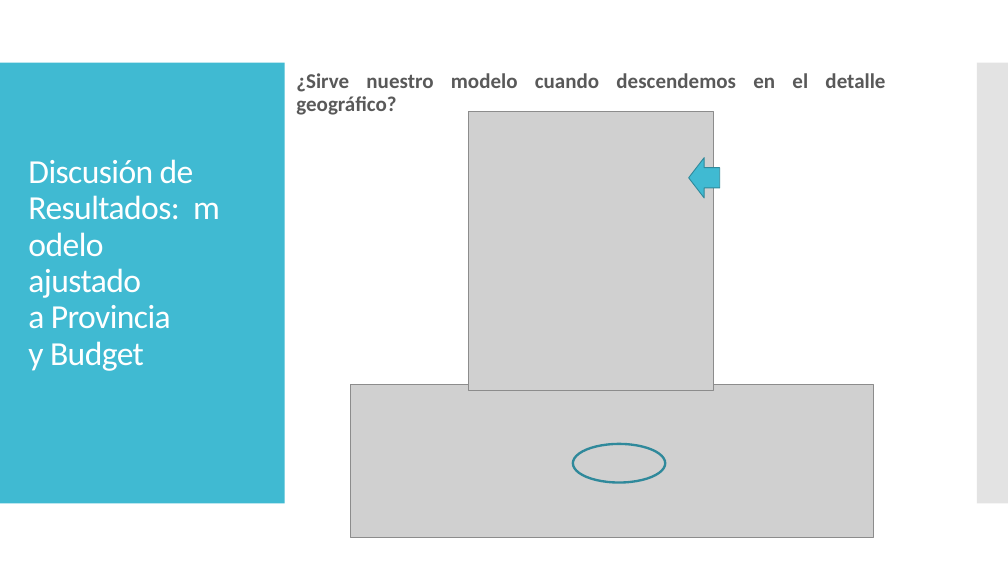
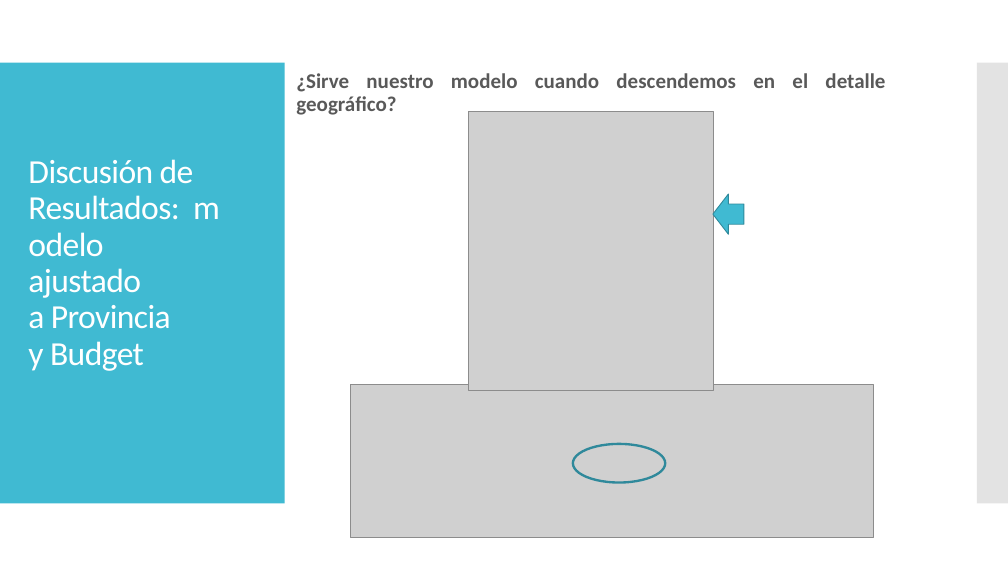
Before and after one commit to amariasm/Proyecto_API_Random_Forest, a slide deck: slide 13 of articulo/Presentación Proyecto v1.pptx. Drawn at 1008x567 pixels with LibreOffice and Linux fonts; fonts in the diff are those of the drawing; grey boxes stand for pictures. Boxes give left, top, right and bottom in pixels: in the first picture for what was removed or moved away, otherwise in the second. Text is boxed around its words. In the diff, an @@ line names an element or a change of style, - is before the commit and + after.

```diff
--- a/articulo/Presentación Proyecto v1.pptx
+++ b/articulo/Presentación Proyecto v1.pptx
@@ left arrow: place and size @@
-left arrow at bbox=[689, 157, 720, 197]
+left arrow at bbox=[713, 194, 744, 234]
```
Also in this commit, not shown: 6 other slides changed, 1 other file.
